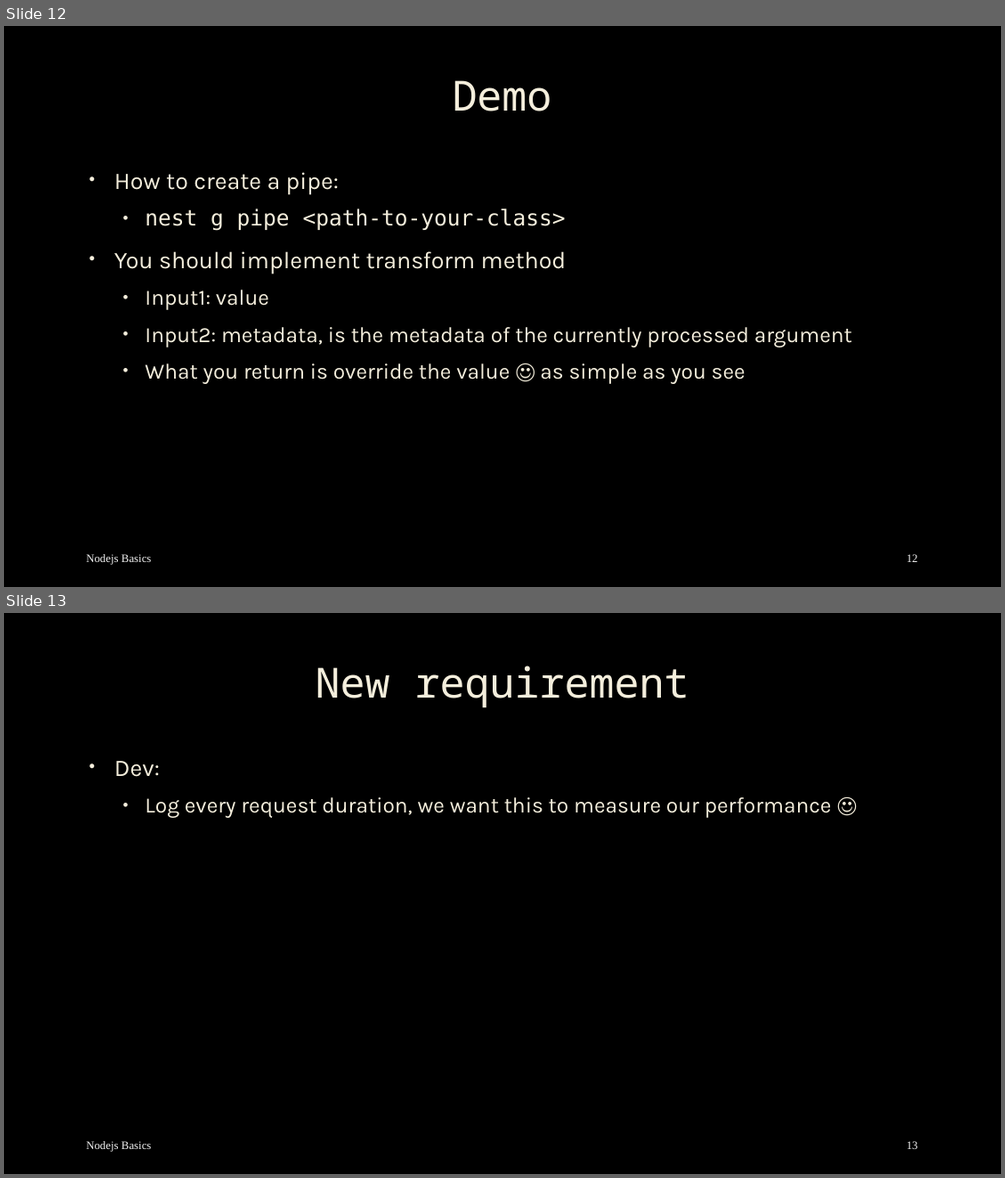
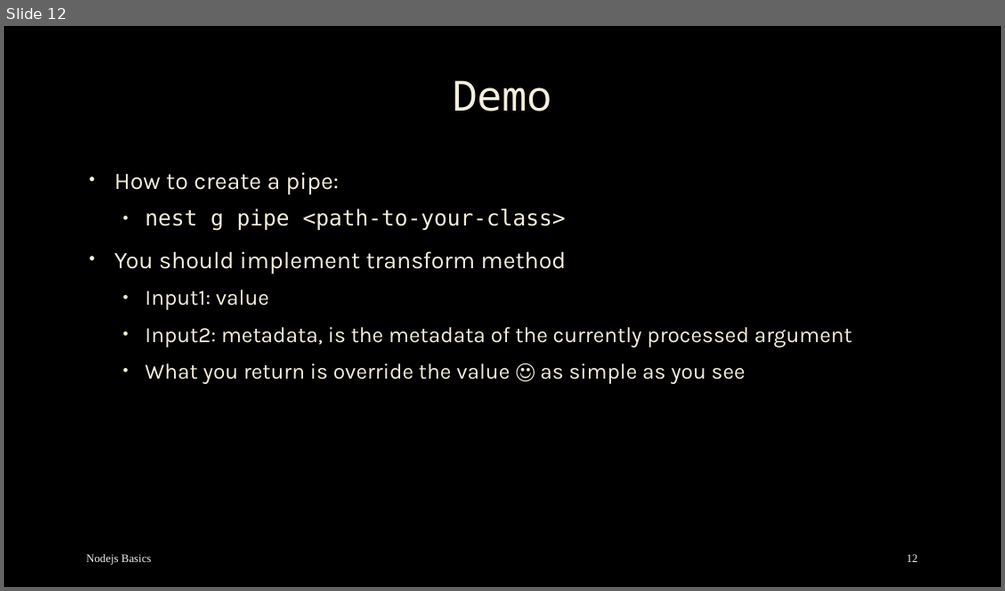
Before and after one commit to mostafa8026/nestjs-course, a slide deck: nestjs/nestjs-07.pptx. Shown one above the other, each under a label of ours: slides 12 and 13 before the commit, slide 12 after it. The pictures are 1005x1178 and 1005x591 pixels, drawn with LibreOffice and Linux fonts; fonts in the diff are those of the drawing; background and template pictures are left out. Boxes give left, top, right and bottom in pixels: in the first picture for what was removed or moved away, otherwise in the second. Text is boxed around its words. In the diff, an @@ line names an element or a change of style, - is before the commit and + after.

```diff
--- a/nestjs/nestjs-07.pptx
+++ b/nestjs/nestjs-07.pptx
@@ slide 13 removed at [4,613,1001,1174], background picture (left out) @@
@@ title removed at [316,666,689,708] @@
-New requirement
@@ text removed at [114,761,832,818] @@
-• Dev:
-  • Log every request duration, we want this to measure our performance ☺
@@ text removed at [86,1141,152,1151] @@
-Nodejs Basics
@@ page number removed at [906,1141,918,1149] @@
-13
```
Also in this commit, not shown: 2 slides changed, 2 other slides removed, 15 other files.
